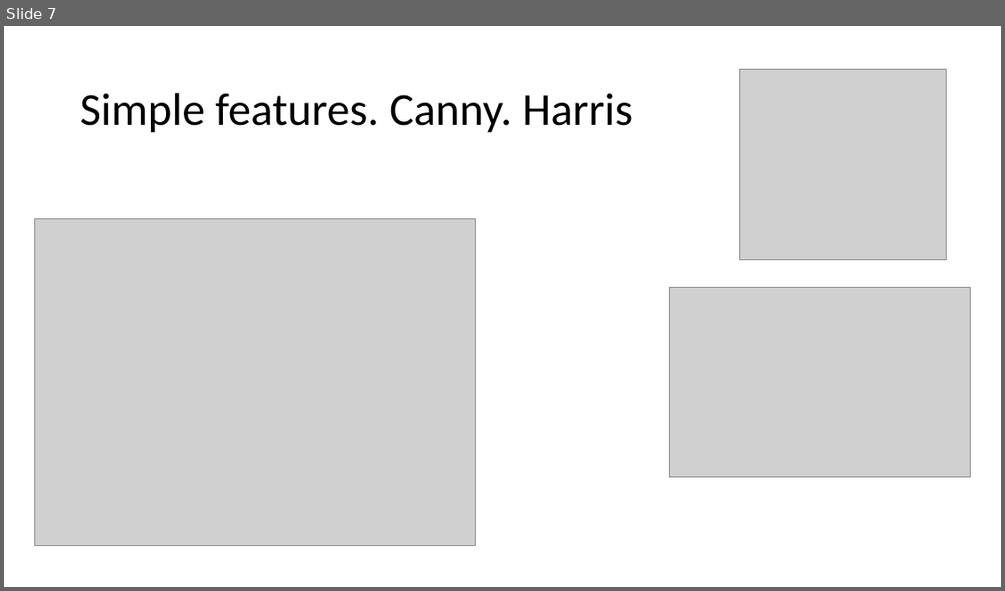
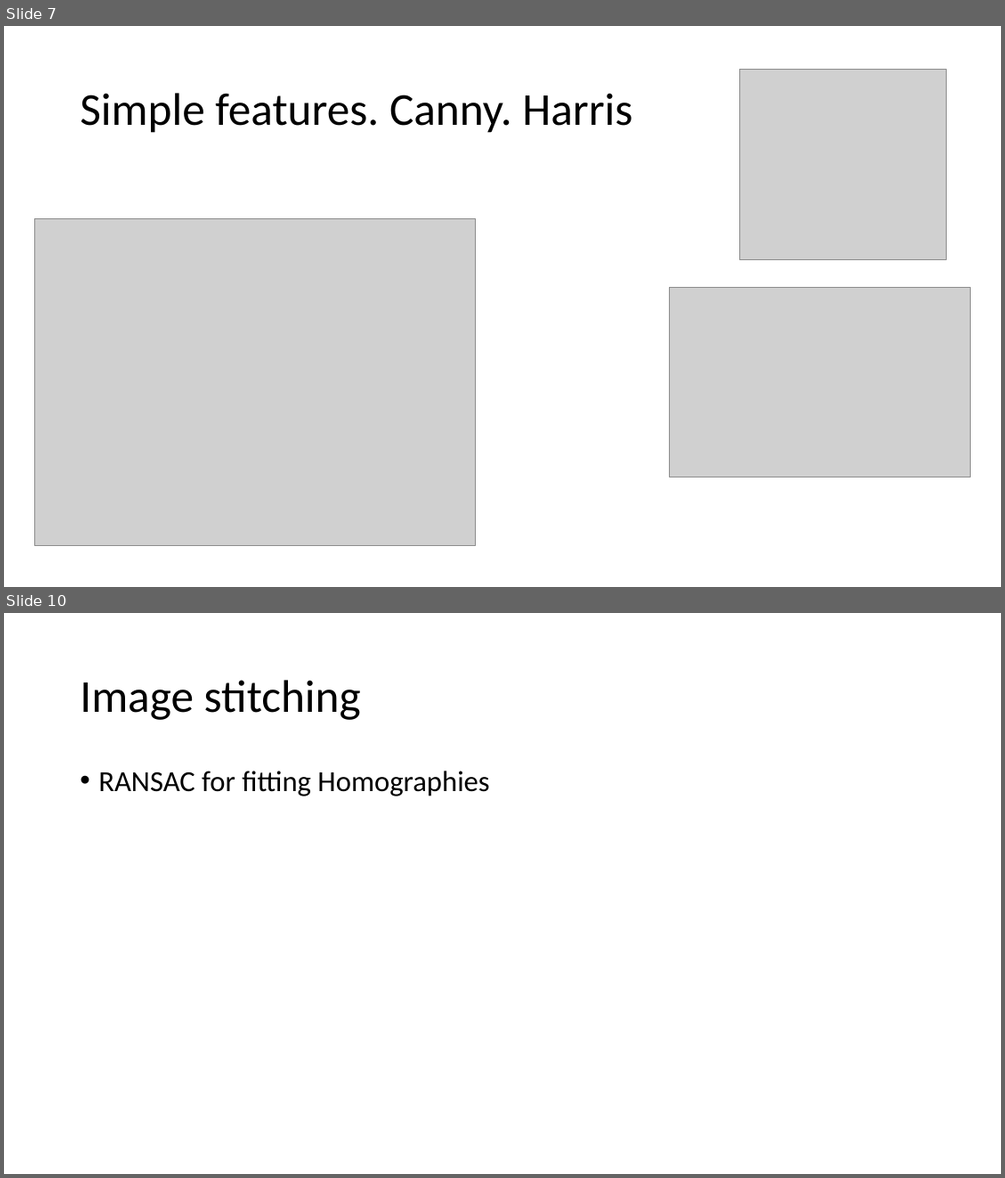
Before and after one commit to gitglob/02504-Computer-Vision, a slide deck: exam/presentation.pptx. Shown one above the other, each under a label of ours: slide 7 before the commit, slides 7 and 10 after it; the slides between them are not shown. The pictures are 1005x591 and 1005x1178 pixels, drawn with LibreOffice and Linux fonts; fonts in the diff are those of the drawing; grey boxes stand for pictures. Boxes give left, top, right and bottom in pixels: in the first picture for what was removed or moved away, otherwise in the second. Text is boxed around its words. In the diff, an @@ line names an element or a change of style, - is before the commit and + after.

```diff
--- a/exam/presentation.pptx
+++ b/exam/presentation.pptx
@@ slide 10 added at box(4, 613, 1001, 1174), background #FFFFFF @@
@@ title added at box(80, 680, 361, 720), 44 pt, text #000000 @@
+Image stitching
@@ text added at box(98, 771, 489, 796), 28 pt, text #000000 @@
+• RANSAC for fitting Homographies
```
Also in this commit, not shown: 2 slides changed, 1 other slide added, 5 other files.
